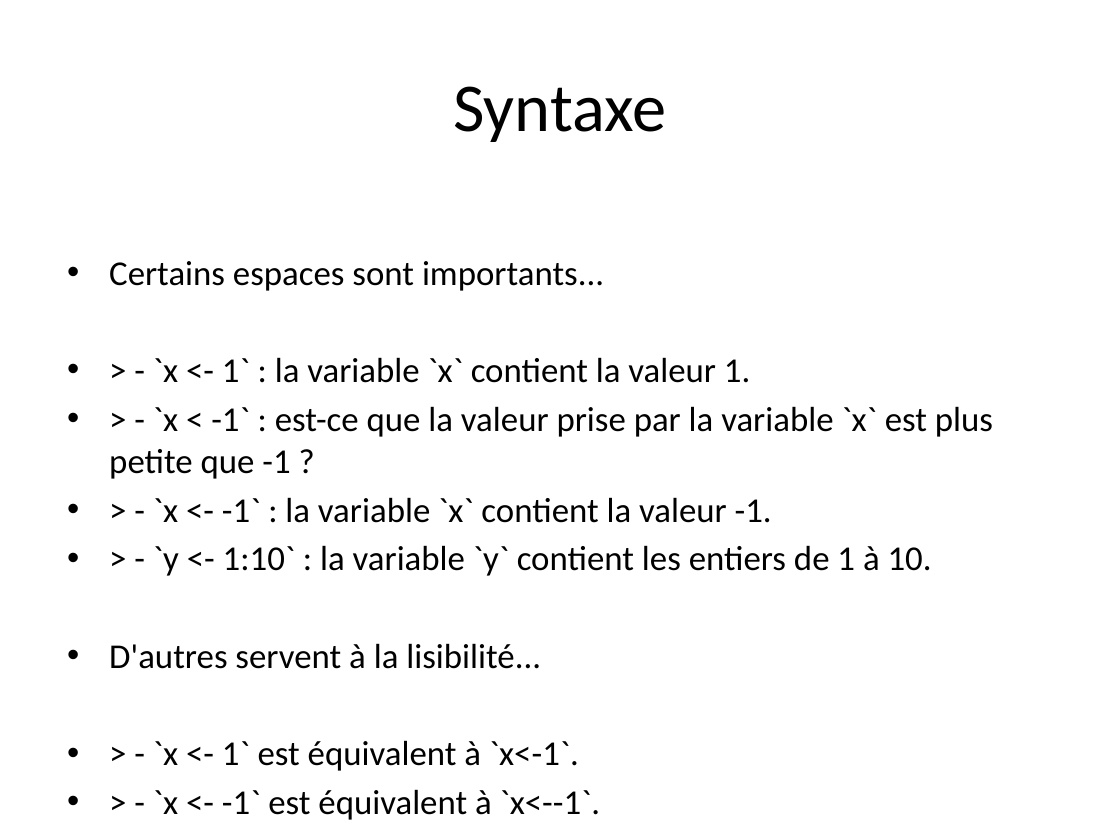
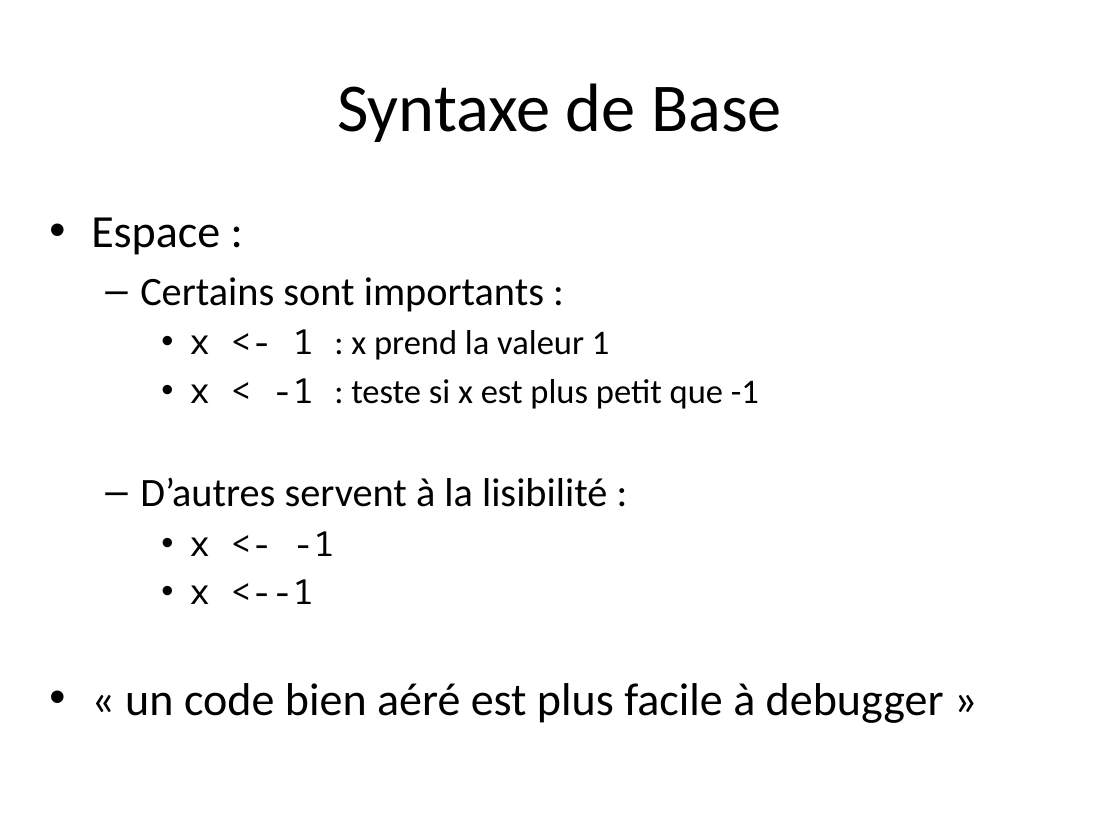
Before and after one commit to PF-BB/CentraleSupelec-R-genomics, a slide deck: slide 7 of docs/source/TP1/TP1_20161027_introR.pptx (slide 5 before the commit). Drawn at 1120x840 pixels with LibreOffice and Linux fonts; fonts in the diff are those of the drawing. Boxes give left, top, right and bottom in pixels: in the first picture for what was removed or moved away, otherwise in the second. Text is boxed around its words. In the diff, an @@ line names an element or a change of style, - is before the commit and + after.

Commit message:
le ppt

```diff
--- a/docs/source/TP1/TP1_20161027_introR.pptx
+++ b/docs/source/TP1/TP1_20161027_introR.pptx
@@ title at (x1=337, y1=83, x2=782, y2=142): text changed @@
-Syntaxe
+Syntaxe de Base
@@ text at (x1=91, y1=217, x2=944, y2=723): text changed; size 22.4 to 22.2 pt @@
-• Certains espaces sont importants...
-• > - `x <- 1` : la variable `x` contient la valeur 1.
-• > - `x < -1` : est-ce que la valeur prise par la variable `x` est plus petite que -1 ?
-• > - `x <- -1` : la variable `x` contient la valeur -1.
-• > - `y <- 1:10` : la variable `y` contient les entiers de 1 à 10.
-• D'autres servent à la lisibilité...
-• > - `x <- 1` est équivalent à `x<-1`.
-• > - `x <- -1` est équivalent à `x<--1`.
+• Espace :
+  – Certains sont importants :
+    • x <- 1 : x prend la valeur 1
+    • x < -1 : teste si x est plus petit que -1
+  – D’autres servent à la lisibilité :
+    • x <- -1
+    • x <--1
+• « un code bien aéré est plus facile à debugger »
```
Also in this commit, not shown: 3 other slides changed, 15 slides added, 15 slides removed.
